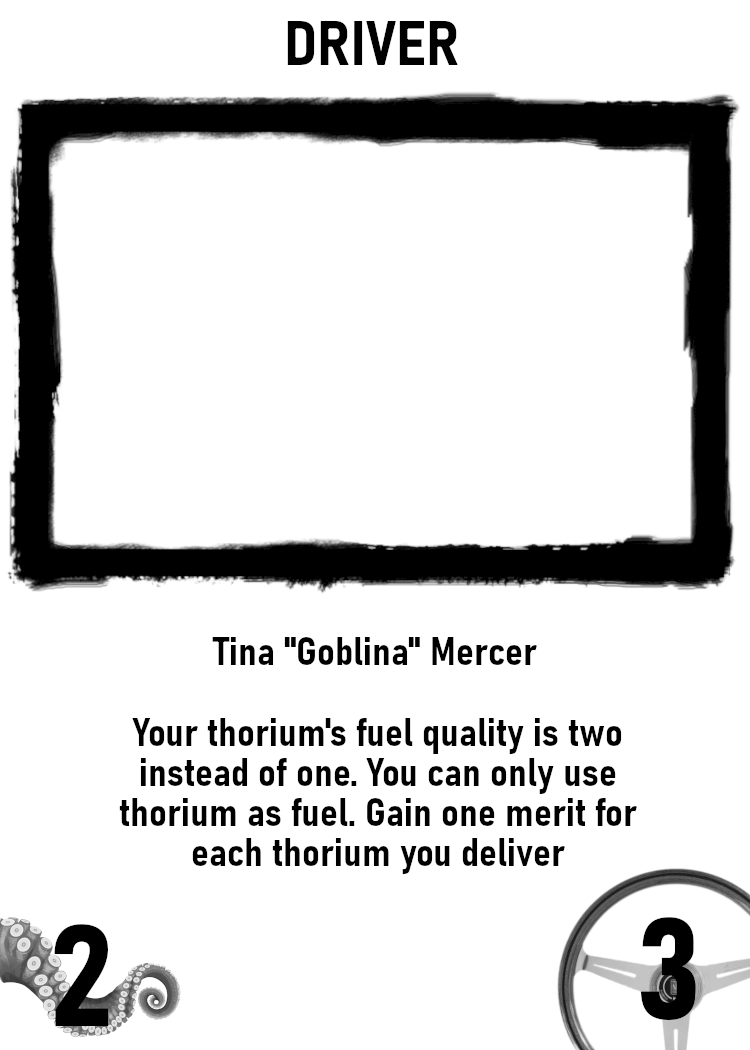
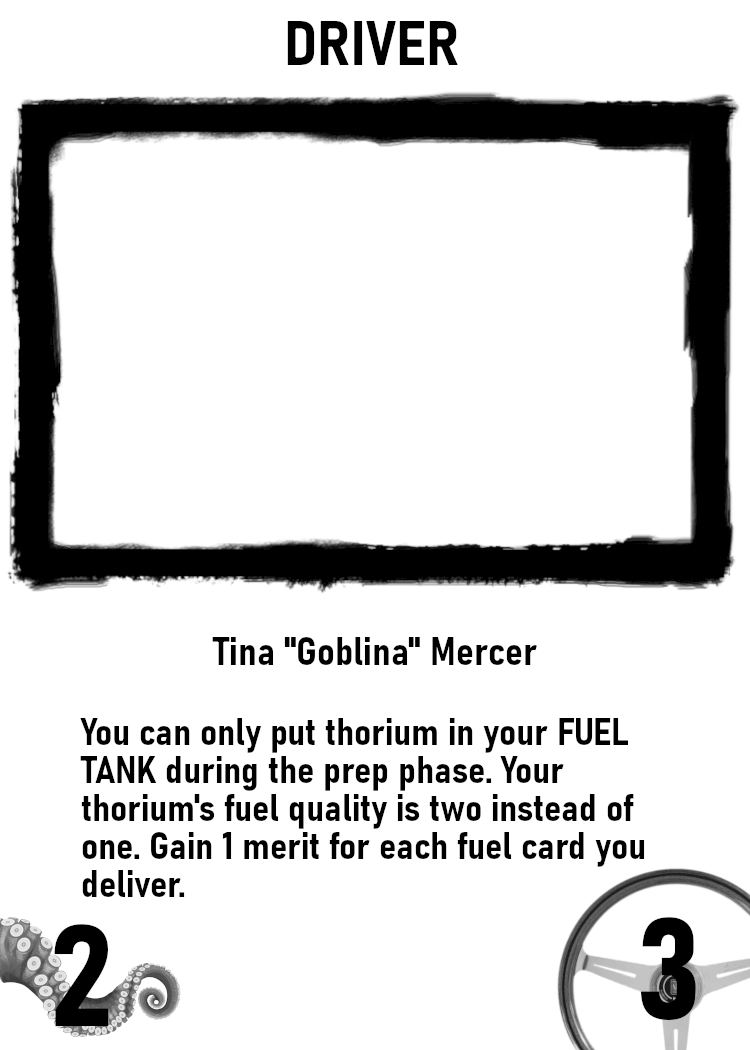
Before/after of a 750 x 1050 layered artwork. What changed in the layer stack:
painted on "Background" over [80, 718, 645, 897]
